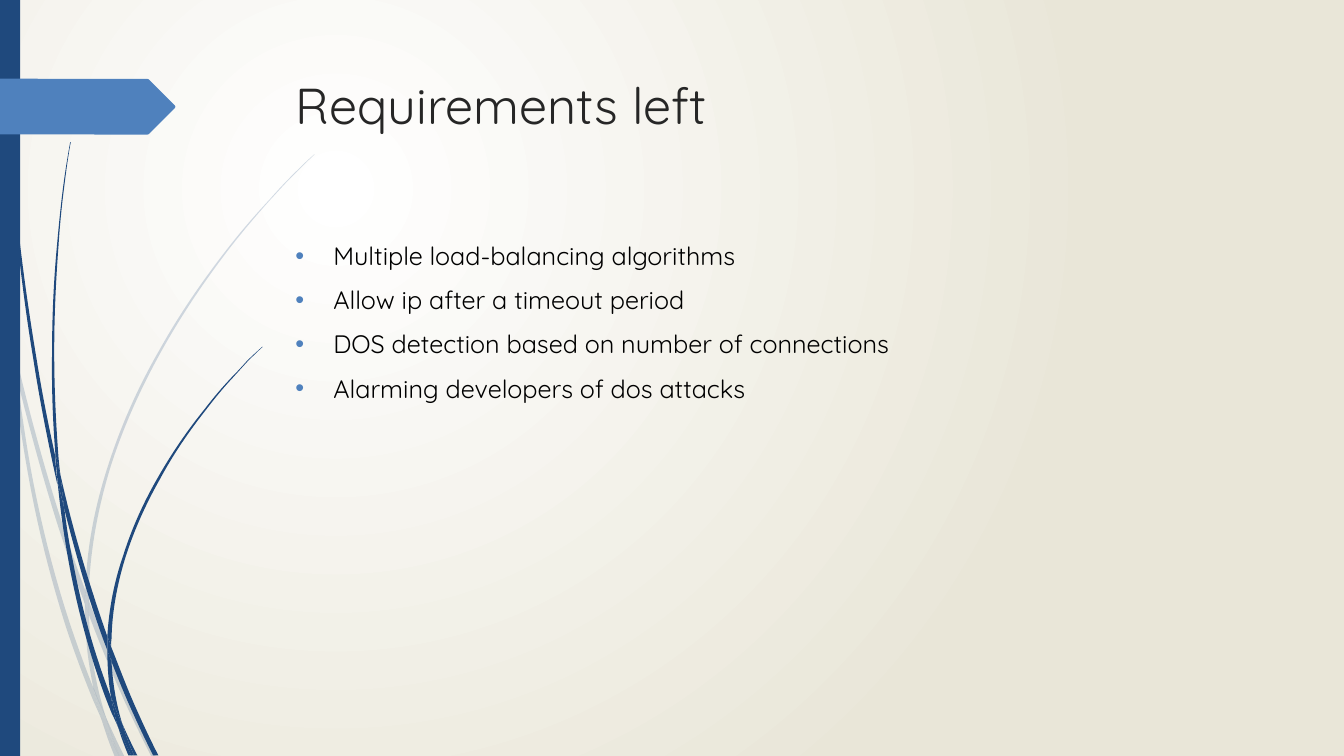
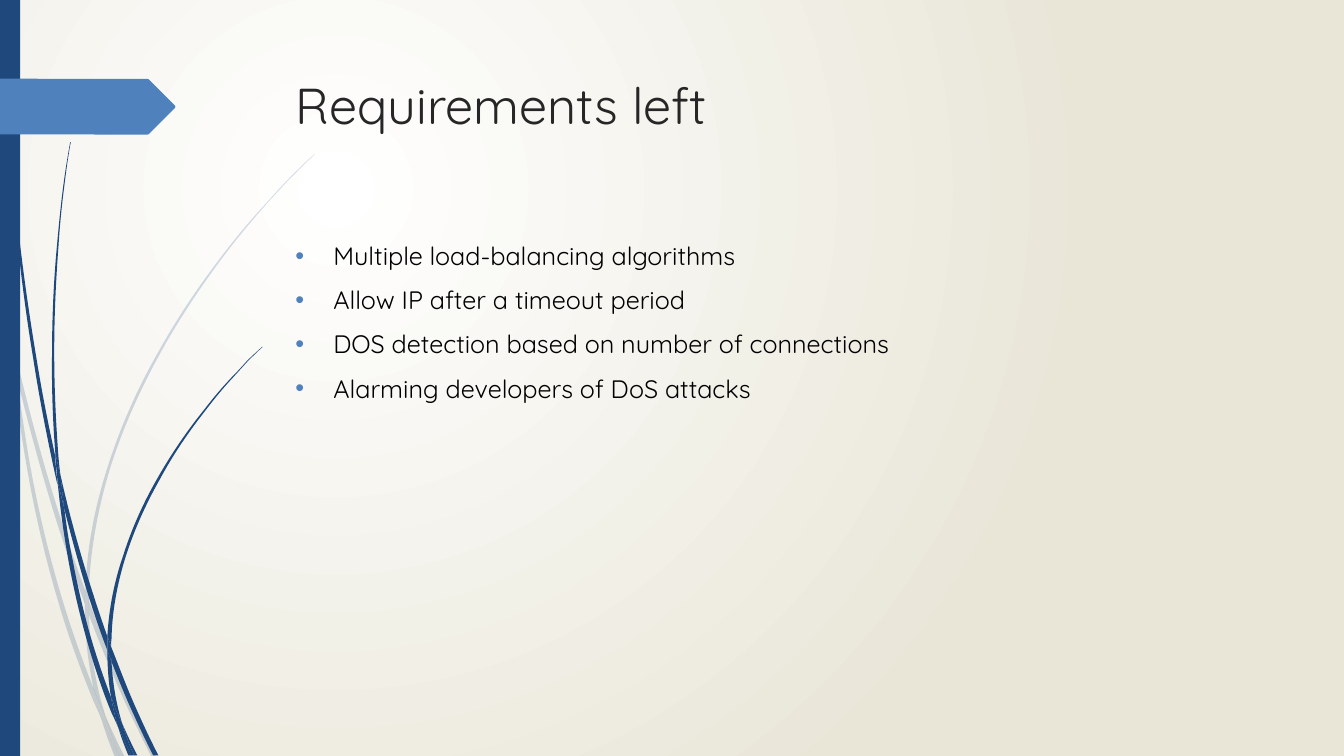
Before and after one commit to cos301-2019-se/Defendr, a slide deck: slide 6 of SRS/SlideShow3.pptx. Drawn at 1344x756 pixels with LibreOffice and Linux fonts; fonts in the diff are those of the drawing. Boxes give left, top, right and bottom in pixels: in the first picture for what was removed or moved away, otherwise in the second. Text is boxed around its words. In the diff, an @@ line names an element or a change of style, - is before the commit and + after.

```diff
--- a/SRS/SlideShow3.pptx
+++ b/SRS/SlideShow3.pptx
@@ text at (333,290,685,314): text changed @@
-• Allow ip after a timeout period
+• Allow IP after a timeout period
@@ text at (333,379,751,403): text changed @@
-• Alarming developers of dos attacks
+• Alarming developers of DoS attacks
```
Also in this commit, not shown: 6 other slides changed, 3 slides added.
